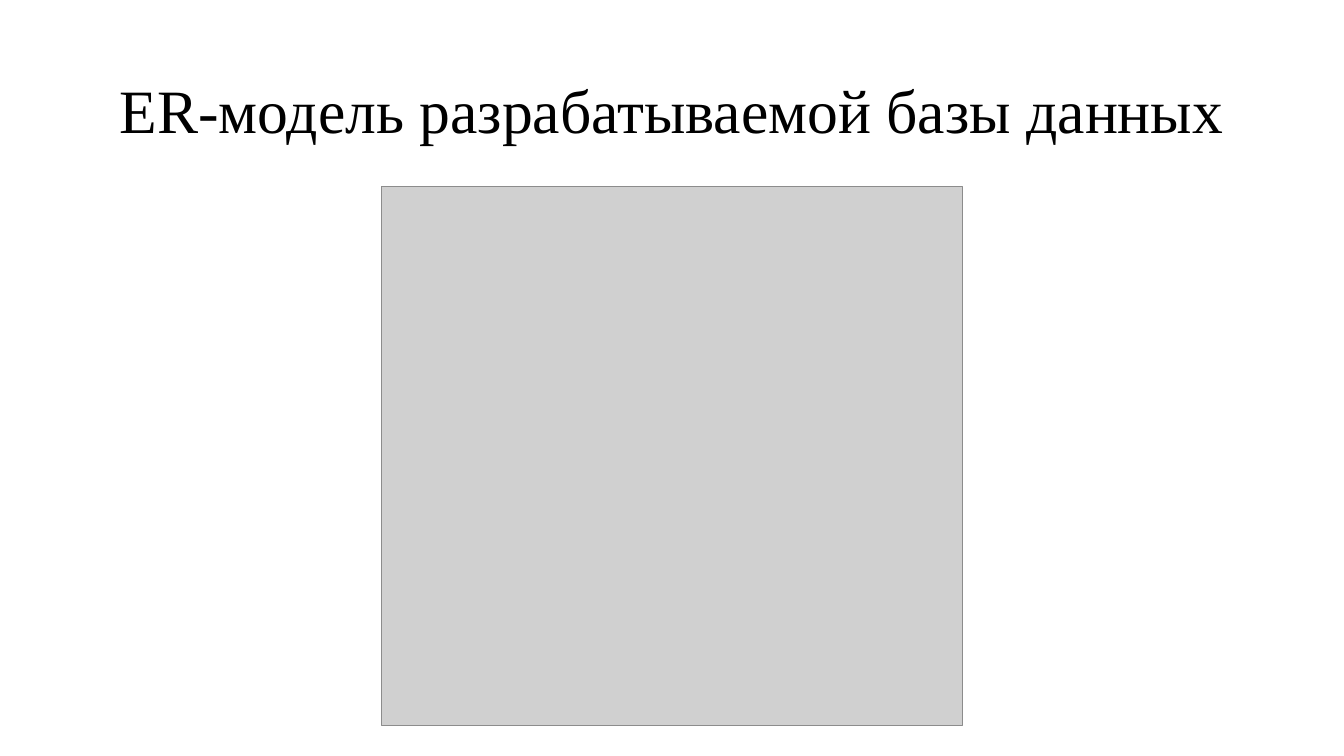
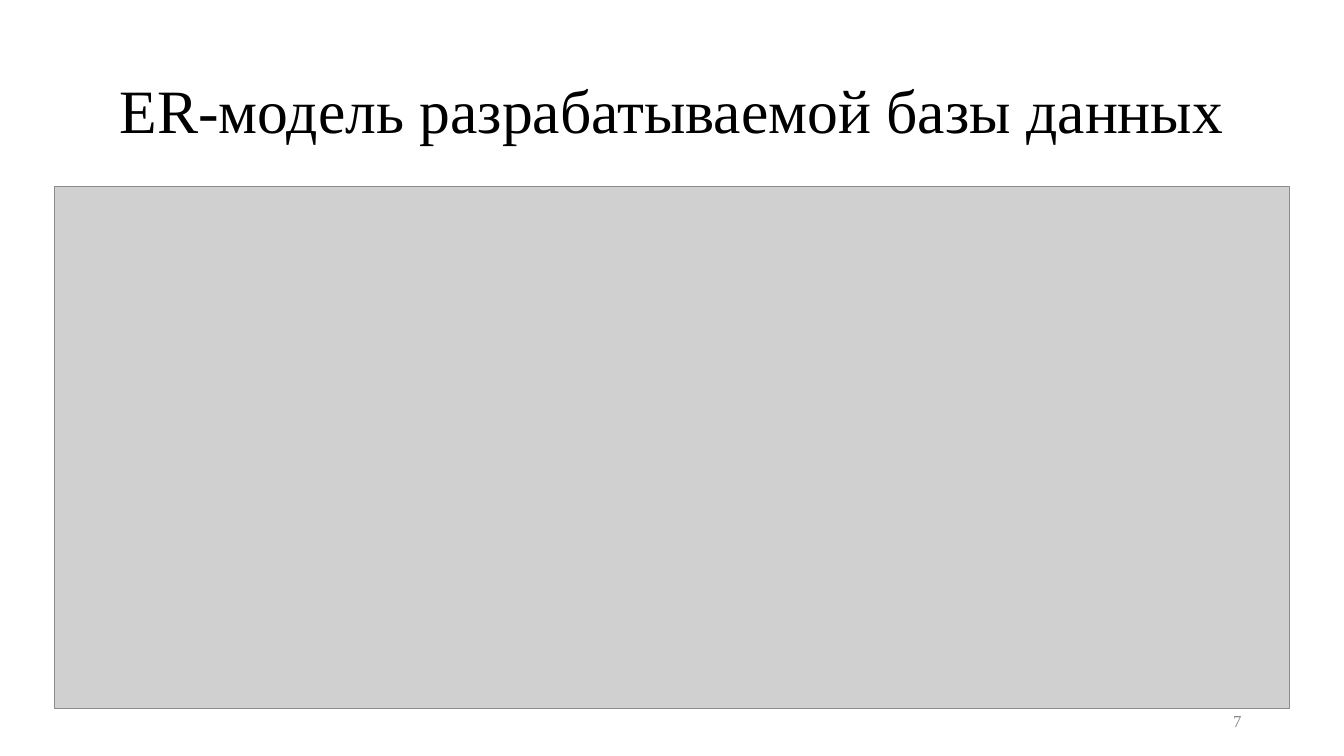
Before and after one commit to nikitalystsev/db_course, a slide deck: slide 7 of docs/presentation/pres.pptx. Drawn at 1344x756 pixels with LibreOffice and Linux fonts; fonts in the diff are those of the drawing; grey boxes stand for pictures. Boxes give left, top, right and bottom in pixels: in the first picture for what was removed or moved away, otherwise in the second. Text is boxed around its words. In the diff, an @@ line names an element or a change of style, - is before the commit and + after.

```diff
--- a/docs/presentation/pres.pptx
+++ b/docs/presentation/pres.pptx
@@ picture: place and size @@
-picture at [382, 187, 963, 726]
+picture at [54, 187, 1291, 709]
@@ page number added at [1233, 716, 1241, 727], 12 pt, text #888888 @@
+7
```
Also in this commit, not shown: 14 other slides changed, 53 other files.
